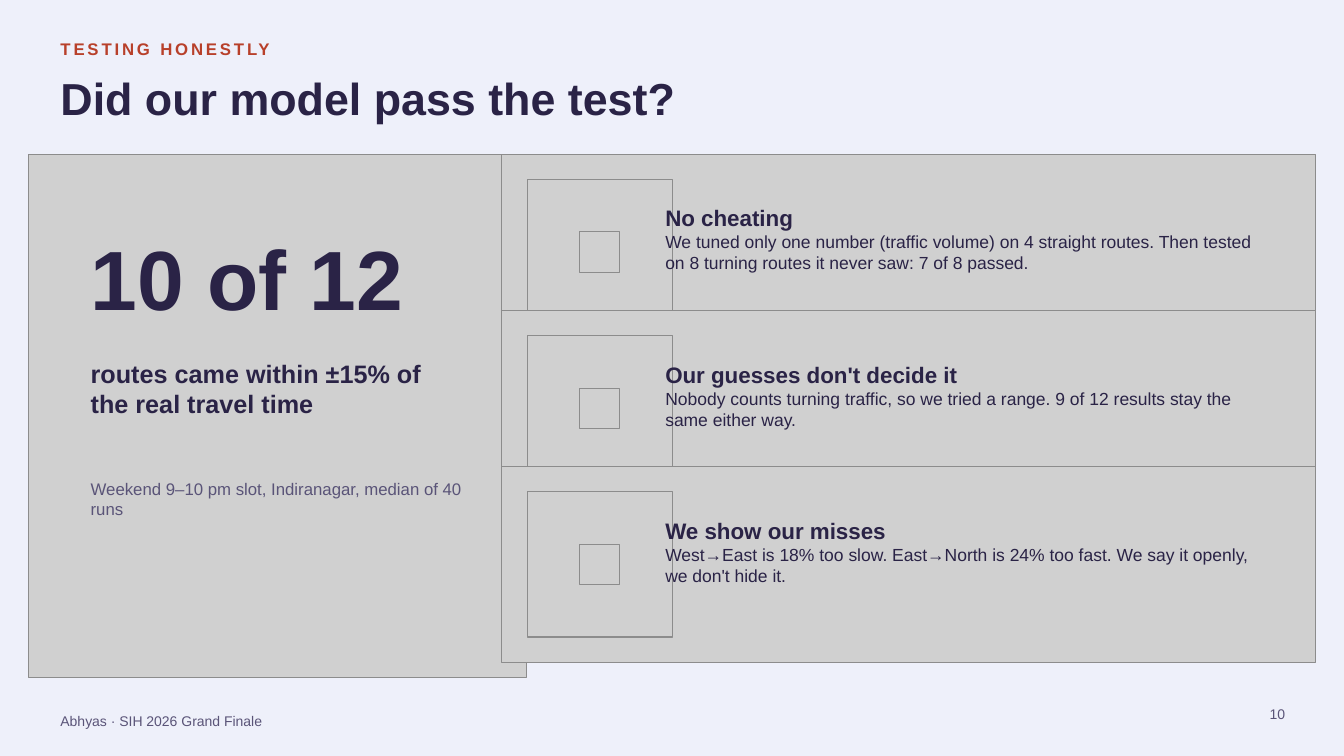
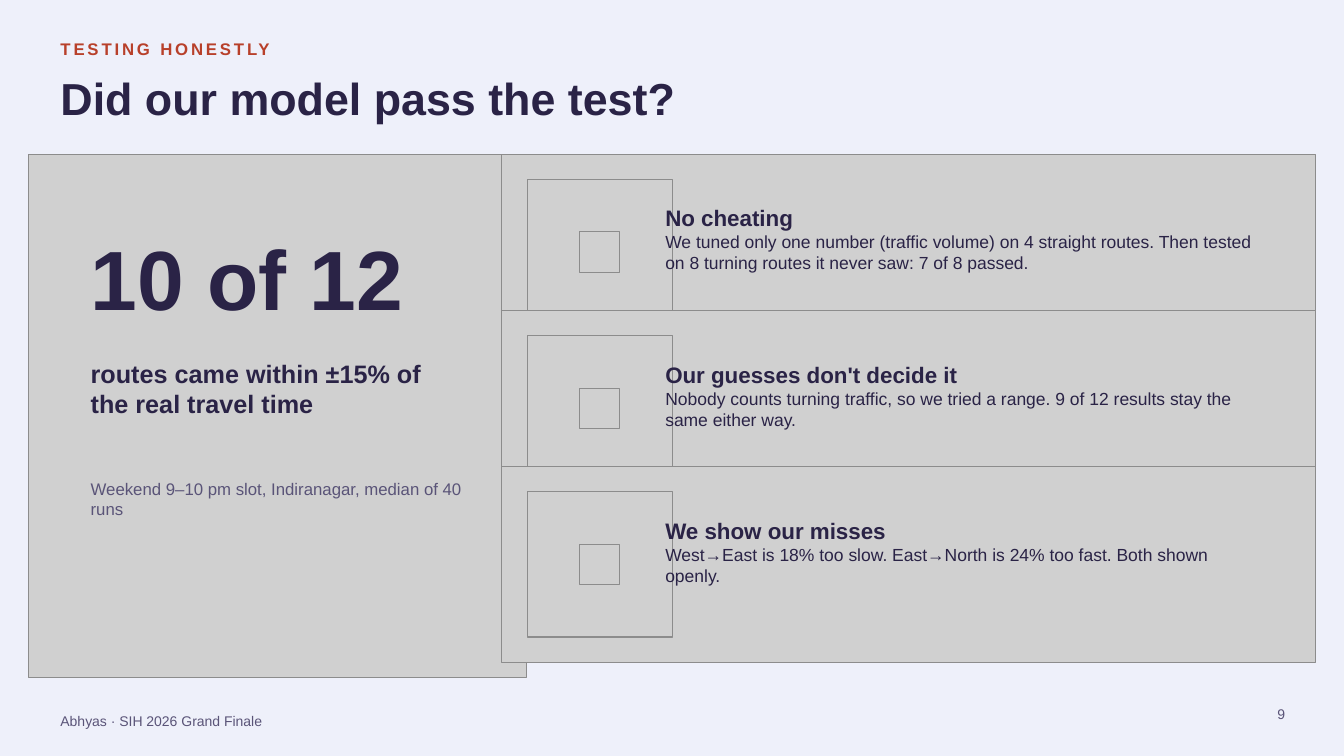
Before and after one commit to UnKnownnPasta/Abhyas, a slide deck: slide 9 of presentation/Abhyas_SIH2026_Finale.pptx (slide 10 before the commit). Drawn at 1344x756 pixels with LibreOffice and Linux fonts; fonts in the diff are those of the drawing; grey boxes stand for pictures. Boxes give left, top, right and bottom in pixels: in the first picture for what was removed or moved away, otherwise in the second. Text is boxed around its words. In the diff, an @@ line names an element or a change of style, - is before the commit and + after.

```diff
--- a/presentation/Abhyas_SIH2026_Finale.pptx
+++ b/presentation/Abhyas_SIH2026_Finale.pptx
@@ text at box(665, 548, 1208, 587): text changed @@
-West→East is 18% too slow. East→North is 24% too fast. We say it openly, we don't hide it.
+West→East is 18% too slow. East→North is 24% too fast. Both shown openly.
@@ page number at box(1277, 709, 1285, 719): text changed @@
-10
+9
```
Also in this commit, not shown: 9 other slides changed, 1 slide removed.
